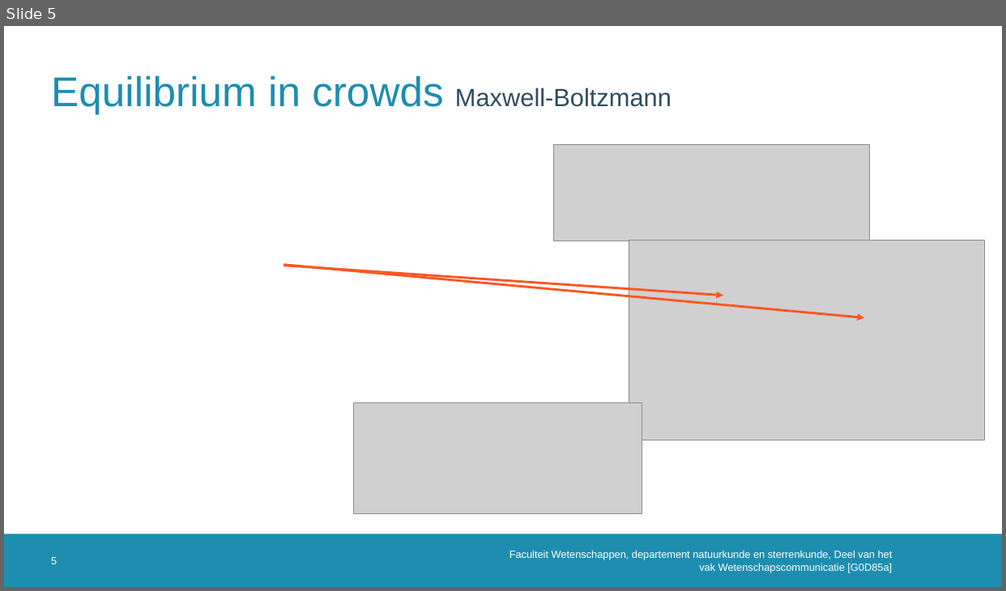
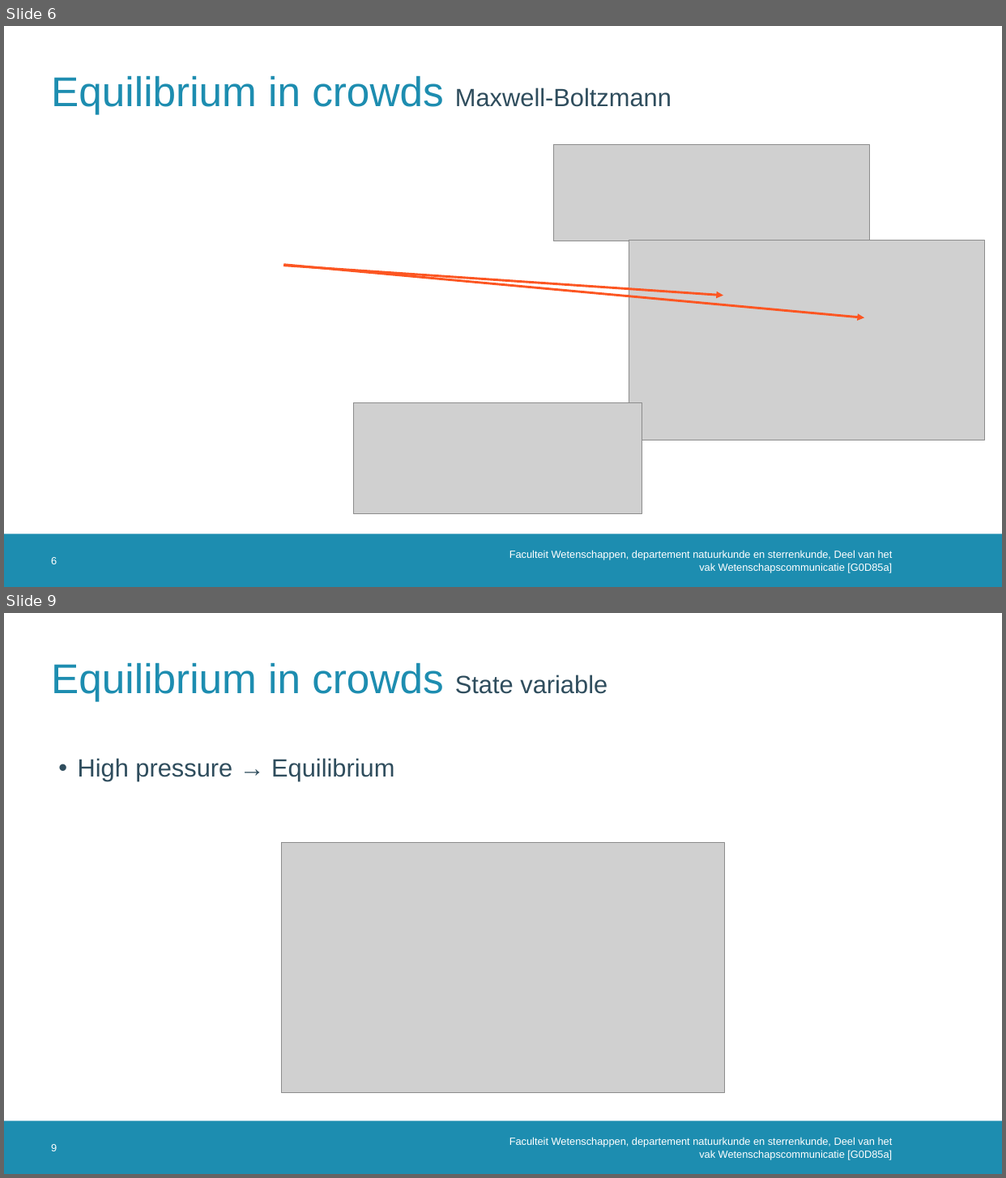
Before and after one commit to MathiMuts/WetCom, a slide deck: Crowds- Li.pptx. Shown one above the other, each under a label of ours: slide 5 before the commit, slides 6 and 9 after it; the slides between them are not shown. The pictures are 1006x591 and 1006x1178 pixels, drawn with LibreOffice and Linux fonts; fonts in the diff are those of the drawing; grey boxes stand for pictures; background and template pictures are left out. Boxes give left, top, right and bottom in pixels: in the first picture for what was removed or moved away, otherwise in the second. Text is boxed around its words. In the diff, an @@ line names an element or a change of style, - is before the commit and + after.

```diff
--- a/Crowds- Li.pptx
+++ b/Crowds- Li.pptx
@@ slide 9 added at <box>4,613,1002,1174</box>, background #FFFFFF; not listed: 1 template element that a slide beside it also shows @@
@@ title added at <box>51,662,607,701</box>, 40 pt, text #1D8DB0 @@
+Equilibrium in crowds State variable
@@ text added at <box>78,758,394,781</box>, 24 pt, text #2F4D5D @@
+• High pressure → Equilibrium
@@ picture added at <box>282,843,725,1093</box> @@
@@ page number added at <box>51,1144,57,1152</box>, 10 pt, text #FFFFFF @@
+9
@@ text added at <box>509,1137,893,1160</box>, 10 pt, text #FFFFFF @@
+Faculteit Wetenschappen, departement natuurkunde en sterrenkunde, Deel van het vak Wetenschapscommunicatie [G0D85a]
@@ what was slide 5 is now slide 6 @@
@@ page number at <box>51,557,57,565</box>: text changed @@
-5
+6
```
Also in this commit, not shown: 4 slides changed, 8 other slides added.
